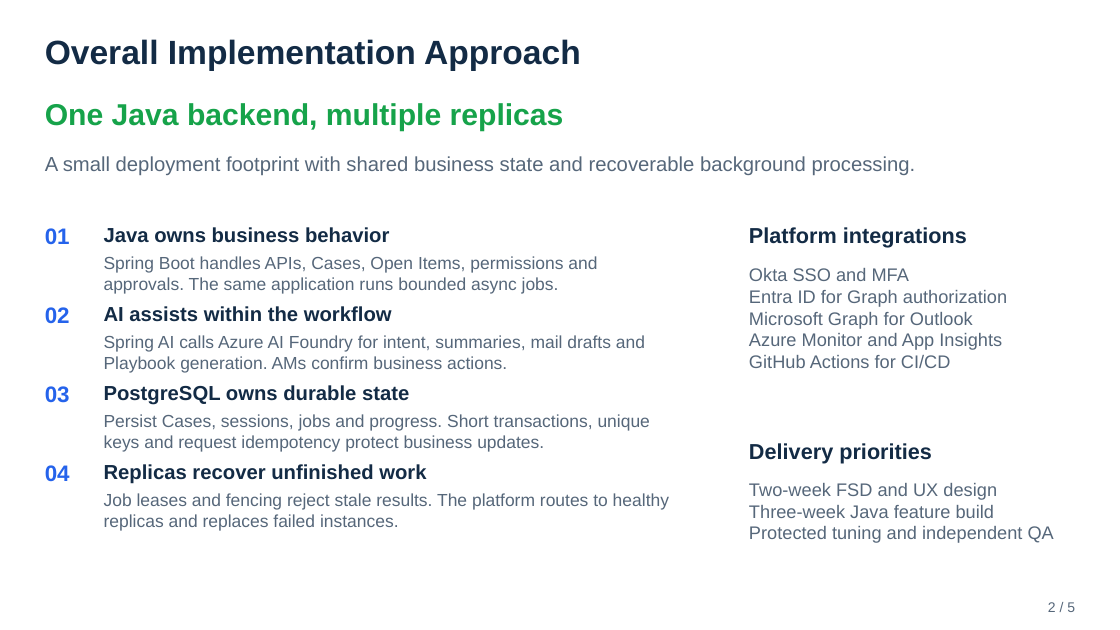
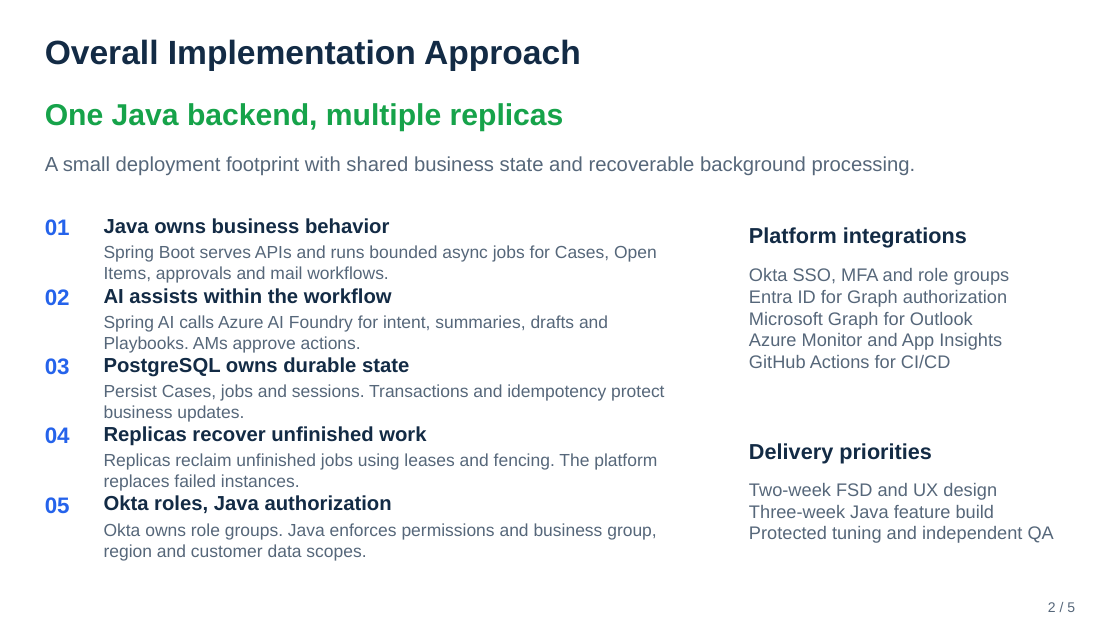
Before and after one commit to realAaronWu/aam, a slide deck: slide 2 of docs/presentations/aam-project-overview-mvp.pptx. Drawn at 1120x630 pixels with LibreOffice and Linux fonts; fonts in the diff are those of the drawing. Boxes give left, top, right and bottom in pixels: in the first picture for what was removed or moved away, otherwise in the second. Text is boxed around its words. In the diff, an @@ line names an element or a change of style, - is before the commit and + after.

Commit message:
docs: add fixed RBAC roles and scoped authorization to MVP design

```diff
--- a/docs/presentations/aam-project-overview-mvp.pptx
+++ b/docs/presentations/aam-project-overview-mvp.pptx
@@ text "01": place and size @@
-text "01" at bbox=[45, 228, 70, 244]
+text "01" at bbox=[45, 219, 70, 235]
@@ text "Java owns business behavior": place and size @@
-text "Java owns business behavior" at bbox=[104, 227, 389, 243]
+text "Java owns business behavior" at bbox=[104, 218, 389, 234]
@@ text at bbox=[104, 245, 657, 283]: text changed @@
-Spring Boot handles APIs, Cases, Open Items, permissions and approvals. The same application runs bounded async jobs.
+Spring Boot serves APIs and runs bounded async jobs for Cases, Open Items, approvals and mail workflows.
@@ text at bbox=[749, 268, 1010, 285]: text changed @@
-Okta SSO and MFA
+Okta SSO, MFA and role groups
@@ text "02": place and size @@
-text "02" at bbox=[45, 307, 70, 323]
+text "02" at bbox=[45, 289, 70, 305]
@@ text "AI assists within the workflow": place and size @@
-text "AI assists within the workflow" at bbox=[104, 306, 392, 322]
+text "AI assists within the workflow" at bbox=[104, 288, 392, 304]
@@ text at bbox=[104, 315, 608, 352]: text changed @@
-Spring AI calls Azure AI Foundry for intent, summaries, mail drafts and Playbook generation. AMs confirm business actions.
+Spring AI calls Azure AI Foundry for intent, summaries, drafts and Playbooks. AMs approve actions.
@@ text "03": place and size @@
-text "03" at bbox=[45, 386, 70, 403]
+text "03" at bbox=[45, 358, 70, 375]
@@ text "PostgreSQL owns durable state": place and size @@
-text "PostgreSQL owns durable state" at bbox=[104, 385, 409, 405]
+text "PostgreSQL owns durable state" at bbox=[104, 357, 409, 377]
@@ text at bbox=[104, 384, 664, 422]: text changed @@
-Persist Cases, sessions, jobs and progress. Short transactions, unique keys and request idempotency protect business updates.
+Persist Cases, jobs and sessions. Transactions and idempotency protect business updates.
@@ text "04": place and size @@
-text "04" at bbox=[45, 465, 70, 481]
+text "04" at bbox=[45, 427, 70, 443]
@@ text "Replicas recover unfinished work": place and size @@
-text "Replicas recover unfinished work" at bbox=[104, 464, 426, 484]
+text "Replicas recover unfinished work" at bbox=[104, 426, 426, 446]
@@ text at bbox=[104, 453, 657, 491]: text changed @@
-Job leases and fencing reject stale results. The platform routes to healthy replicas and replaces failed instances.
+Replicas reclaim unfinished jobs using leases and fencing. The platform replaces failed instances.
@@ text added at bbox=[45, 497, 70, 514], 24 pt, text #2563EB, bold @@
+05
@@ text added at bbox=[104, 495, 392, 513], 21.8 pt, text #132B45, bold @@
+Okta roles, Java authorization
@@ text added at bbox=[104, 523, 657, 560], 18.8 pt, text #56677A @@
+Okta owns role groups. Java enforces permissions and business group, region and customer data scopes.
```
Also in this commit, not shown: 3 other slides changed, 2 other files.
